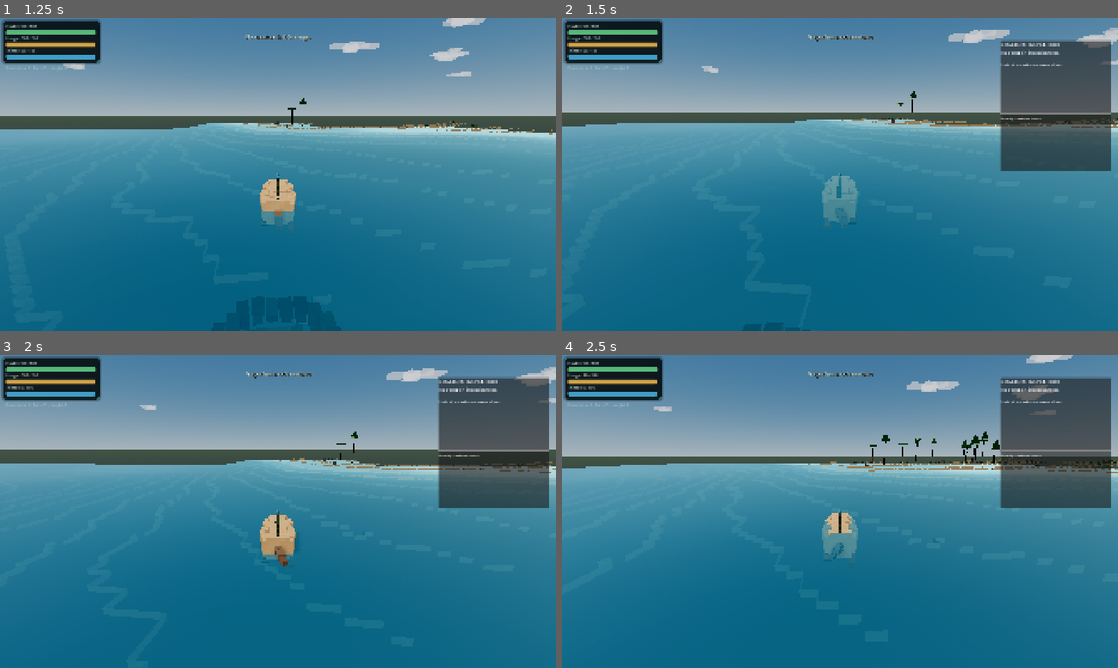
Above: before the commit, frames 1-4 (two rows, left to right).
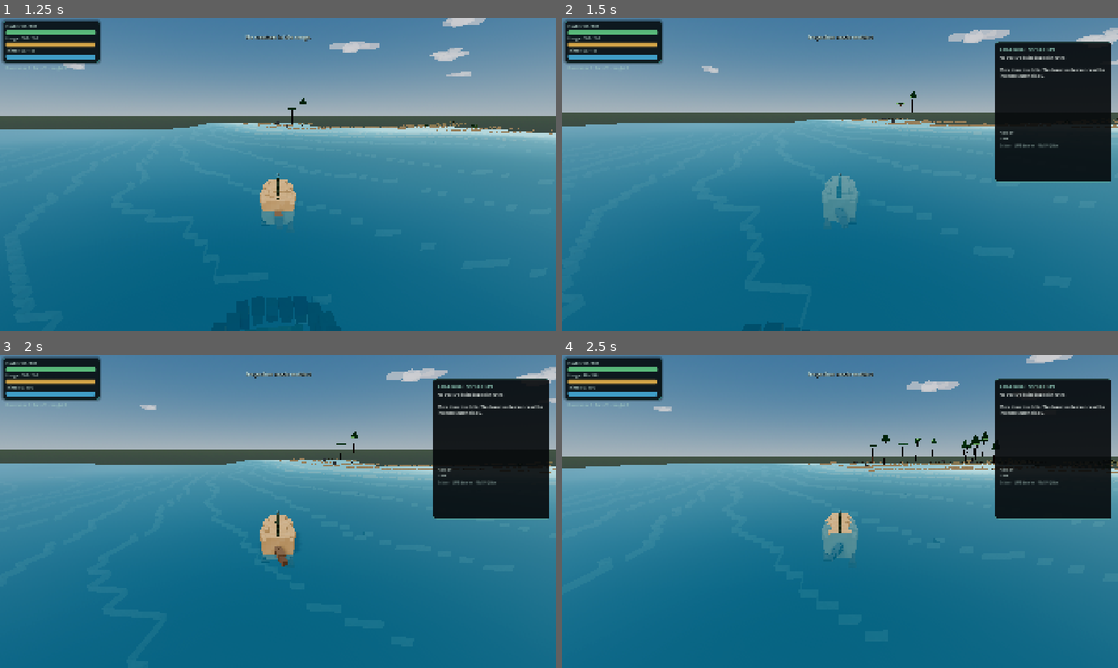
Above: after the commit, the same moments.

Repository: MajorDragonfly/voxelverse
Game: Godot game, scene res://main/main.tscn
Two runs of this game, one before a commit and one after it. Both use one fixed random seed, a clock stepped at 60 frames per second and the inputs below.
Inputs (mouse positions are in pixels of both pictures, inside the frame that each line leads up to):
- Up to frame 1 (1.25 s): tap Enter at 0.5 s; move the mouse to (305, 174) at 0.52 s; hold W (move_forward) from 0.53 s (still down); right-click (305, 174) at 0.6 s; click (305, 174) at 0.67 s; tap Space (jump) at 0.77 s
- Up to frame 2 (1.5 s): keep holding W (move_forward); move the mouse to (812, 174) at 1.27 s; tap E (inspection_mode) at 1.35 s
- Up to frame 3 (2 s): keep holding W (move_forward); tap Space (jump) at 1.52 s
- Up to frame 4 (2.5 s): keep holding W (move_forward); move the mouse to (851, 505) at 2.02 s; click (851, 505) at 2.1 s

Frame 1 is identical in both runs. In frame 2, 9.3% of the frame differs, in the area x 77-99%, y 6-53%; in frame 3, 9.3%; in frame 4, 9.2%.

Commit message:
Polish and harden creature inspection panel

Diff:
--- a/ui/creature_inspection_hud.gd
+++ b/ui/creature_inspection_hud.gd
@@ -32,32 +32,61 @@
 	_hud = _player.get_node_or_null("HUD") as CanvasLayer
 	if _hud == null:
 		return
+
 	_panel = PanelContainer.new()
 	_panel.name = "CreatureInspectionPanel"
 	_panel.set_anchors_preset(Control.PRESET_TOP_RIGHT)
-	_panel.offset_left = -405.0
-	_panel.offset_top = 78.0
+	_panel.offset_left = -425.0
+	_panel.offset_top = 82.0
 	_panel.offset_right = -22.0
-	_panel.offset_bottom = 530.0
+	_panel.offset_bottom = 566.0
 	_panel.mouse_filter = Control.MOUSE_FILTER_IGNORE
+	var panel_style := StyleBoxFlat.new()
+	panel_style.bg_color = Color(0.022, 0.032, 0.040, 0.90)
+	panel_style.border_color = Color(0.36, 0.68, 0.64, 0.34)
+	panel_style.set_border_width_all(1)
+	panel_style.corner_radius_top_left = 9
+	panel_style.corner_radius_top_right = 9
+	panel_style.corner_radius_bottom_left = 9
+	panel_style.corner_radius_bottom_right = 9
+	panel_style.content_margin_left = 16.0
+	panel_style.content_margin_right = 16.0
+	panel_style.content_margin_top = 14.0
+	panel_style.content_margin_bottom = 14.0
+	_panel.add_theme_stylebox_override("panel", panel_style)
+
 	var box := VBoxContainer.new()
-	box.add_theme_constant_override("separation", 7)
+	box.add_theme_constant_override("separation", 8)
 	_panel.add_child(box)
+
 	_title = Label.new()
 	_title.text = "CREATURE INSPECTION"
-	_title.add_theme_font_size_override("font_size", 18)
+	_title.add_theme_font_size_override("font_size", 17)
+	_title.add_theme_color_override("font_color", Color(0.66, 0.92, 0.84, 1.0))
 	box.add_child(_title)
+
 	_detail = Label.new()
 	_detail.autowrap_mode = TextServer.AUTOWRAP_WORD_SMART
-	_detail.custom_minimum_size = Vector2(360.0, 210.0)
+	_detail.custom_minimum_size = Vector2(370.0, 240.0)
 	_detail.add_theme_font_size_override("font_size", 13)
+	_detail.add_theme_color_override("font_color", Color(0.91, 0.94, 0.92, 0.98))
 	box.add_child(_detail)
+
 	var separator := HSeparator.new()
 	box.add_child(separator)
+
 	_nearby = Label.new()
 	_nearby.autowrap_mode = TextServer.AUTOWRAP_WORD_SMART
 	_nearby.add_theme_font_size_override("font_size", 12)
+	_nearby.add_theme_color_override("font_color", Color(0.72, 0.79, 0.77, 0.96))
 	box.add_child(_nearby)
+
+	var controls := Label.new()
+	controls.text = "E close  ·  LMB observe  ·  RMB / Q bite"
+	controls.add_theme_font_size_override("font_size", 11)
+	controls.add_theme_color_override("font_color", Color(0.54, 0.64, 0.62, 0.92))
+	box.add_child(controls)
+
 	_panel.visible = false
 	_hud.add_child(_panel)
 
@@ -67,48 +96,59 @@
 	if _player.has_method("get_interaction_target"):
 		target = _player.call("get_interaction_target")
 	if target == null or not target.is_in_group(&"wildlife"):
-		var nearby_value: Variant = _player.call("get_nearby_wildlife", maximum_listed_creatures)
+		var nearby_value: Variant = _player.call(
+			"get_nearby_wildlife",
+			maximum_listed_creatures
+		)
 		if nearby_value is Array and not nearby_value.is_empty():
 			target = nearby_value[0]
 	_show_target(target)
-	_show_nearby()
+	_show_nearby(target)
 
 
 func _show_target(target: Node) -> void:
 	if target == null or not is_instance_valid(target):
-		_detail.text = "No creature in inspection range.\n\nLook at a creature or move closer."
-		return
-	var data: Dictionary = {}
-	if target.has_method("get_inspection_data"):
-		data = target.call("get_inspection_data")
-	else:
-		_detail.text = "Target has no inspection data."
-		return
+		_detail.text = (
+			"No creature inside inspection range.\n\n"
+			+ "Move closer to wildlife. The closest visible creature "
+			+ "will be inspected automatically."
+		)
+		return
+	if not target.has_method("get_inspection_data"):
+		_detail.text = "This creature has no inspection data."
+		return
+
+	var data: Dictionary = target.call("get_inspection_data")
 	var distance: float = 0.0
 	if target is Node3D and _player is Node3D:
-		distance = (_player as Node3D).global_position.distance_to((target as Node3D).global_position)
+		distance = (
+			(_player as Node3D).global_position.distance_to(
+				(target as Node3D).global_position
+			)
+		)
 	var diet_text: String = _diet_label(
 		float(data.get("diet_plant", 0.0)),
 		float(data.get("diet_meat", 0.0))
 	)
+	var life_state: String = "DEAD" if bool(data.get("dead", false)) else "ALIVE"
 	_detail.text = (
 		"%s\n"
-		+ "%s · %.1f m away\n\n"
-		+ "Health     %d / %d\n"
-		+ "Speed      %.1f\n"
-		+ "Jump       %.1f\n"
-		+ "Attack     %.1f\n"
-		+ "Defense    %.1f\n"
-		+ "Perception %.1f\n"
-		+ "Grip       %.1f\n"
-		+ "Swim       %.1f\n"
-		+ "Diet       %s\n"
-		+ "Parts      %d\n\n"
-		+ "LMB observe · RMB/Q bite · E close inspection"
+		+ "%s  ·  %.1f m  ·  %s\n\n"
+		+ "HEALTH      %d / %d\n"
+		+ "SPEED       %.1f\n"
+		+ "JUMP        %.1f\n"
+		+ "ATTACK      %.1f\n"
+		+ "DEFENSE     %.1f\n"
+		+ "PERCEPTION  %.1f\n"
+		+ "GRIP        %.1f\n"
+		+ "SWIM        %.1f\n"
+		+ "DIET        %s\n"
+		+ "BODY PARTS  %d"
 	) % [
 		str(data.get("name", "Unknown Creature")),
 		str(data.get("role", "unknown")).capitalize(),
 		distance,
+		life_state,
 		roundi(float(data.get("health", 0.0))),
 		roundi(float(data.get("maximum_health", 0.0))),
 		float(data.get("speed", 0.0)),
@@ -123,14 +163,17 @@
 	]
 
 
-func _show_nearby() -> void:
-	var values: Variant = _player.call("get_nearby_wildlife", maximum_listed_creatures)
+func _show_nearby(selected: Node) -> void:
+	var values: Variant = _player.call(
+		"get_nearby_wildlife",
+		maximum_listed_creatures
+	)
 	if not (values is Array):
-		_nearby.text = "Nearby creatures: none"
+		_nearby.text = "NEARBY\nnone"
 		return
 	var creatures: Array = values
 	if creatures.is_empty():
-		_nearby.text = "Nearby creatures: none"
+		_nearby.text = "NEARBY\nnone"
 		return
 	var lines: Array[String] = ["NEARBY"]
 	for creature_value in creatures:
@@ -141,8 +184,16 @@
 		if creature.has_method("get_display_name"):
 			name_value = str(creature.call("get_display_name"))
 		var role: String = str(creature.get("ecological_role"))
-		var distance: float = (_player as Node3D).global_position.distance_to(creature.global_position)
-		lines.append("• %s · %s · %.0f m" % [name_value, role.capitalize(), distance])
+		var distance: float = (
+			(_player as Node3D).global_position.distance_to(
+				creature.global_position
+			)
+		)
+		var marker: String = ">" if creature == selected else "•"
+		lines.append(
+			"%s %s · %s · %.0f m"
+			% [marker, name_value, role.capitalize(), distance]
+		)
 	_nearby.text = "\n".join(lines)
 
 
